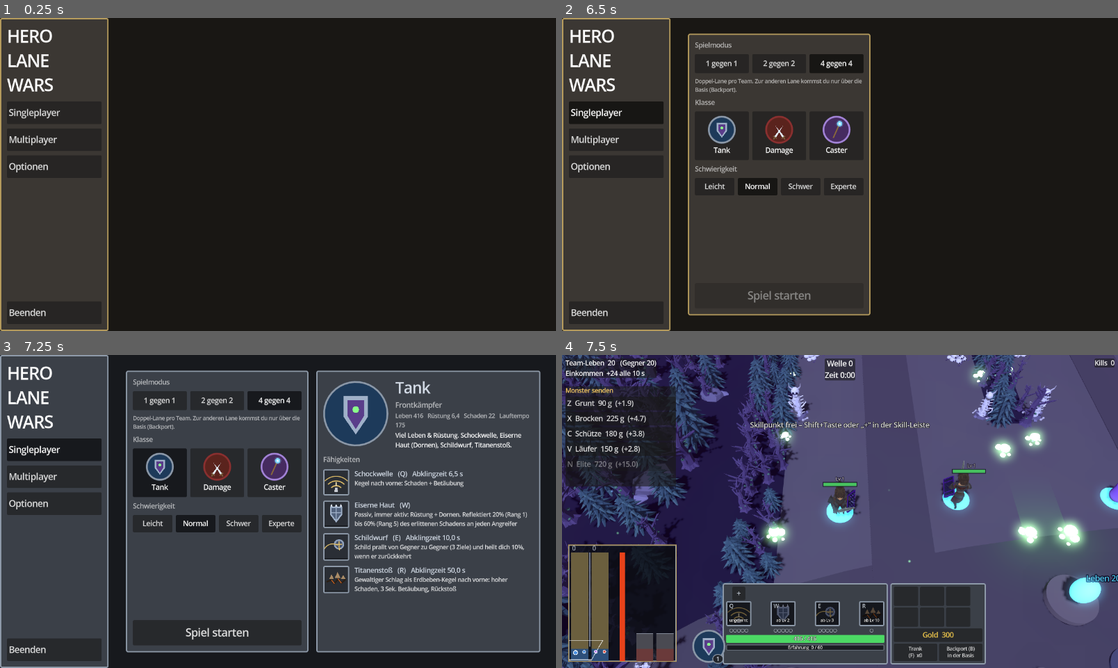
Above: before the commit, frames 1-4 (two rows, left to right).
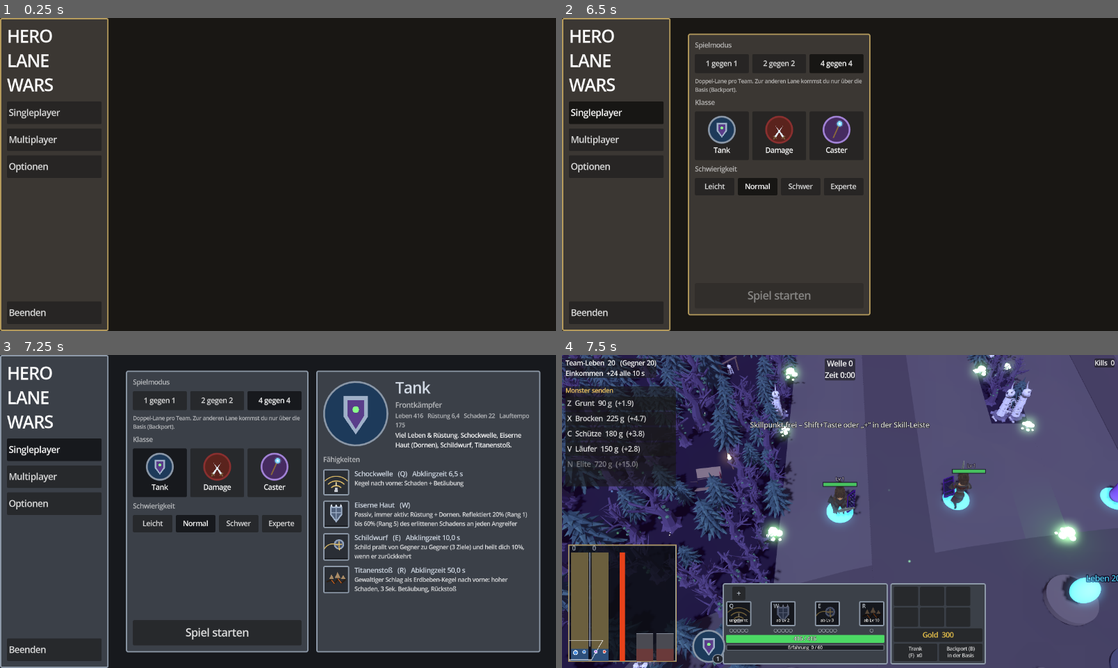
Above: after the commit, the same moments.

Repository: Tarux21/hero-lane-wars
Game: Godot game, scene res://scenes/main.tscn
The game is run twice, just before and just after one commit, with the same random seed, the same clock (stepped at 60 frames per second) and the same inputs.
Inputs (mouse positions are in pixels of both pictures, inside the frame that each line leads up to):
- Up to frame 1 (0.25 s): no input
- Up to frame 2 (6.5 s): click "Singleplayer" at 0.5 s; click "Normal" at 1.25 s; click "Normal" at 2 s; click "1 gegen 1" at 2.75 s; click "2 gegen 2" at 3.5 s; click "4 gegen 4" at 4.25 s; click "Normal" at 5 s; click "Normal" at 5.75 s
- Up to frame 3 (7.25 s): click (161, 473) at 6.52 s
- Up to frame 4 (7.5 s): click "Spiel starten" at 7.25 s

Frames 1-3 are identical in both runs. In frame 4, 17% of the frame differs, in the area x 0-95%, y 0-100%.

Commit message:
Nachtwald: Randstreifen mit Baeumen und Szenen gefuellt (Skelette, Wagen, Zelt, Lagerfeuer, Banner, Totem, Steinkreis u. a., je Streifen einmal gemischt), Knochensaeulen und Skelette ausserhalb der Lane, Fackeln, leuchtende Augen; Test --camx
Co-Authored-By: Claude Sonnet 5.5 <noreply@anthropic.com>

Diff:
--- a/godot/scripts/game.gd
+++ b/godot/scripts/game.gd
@@ -126,6 +126,7 @@
 var golden_eco_filter := ""
 var menu_shot := ""
 var menu_click := ""                  # Test: Menü per echten Mausklicks bedienen, z. B. --menuclick=options oder single,class_tank
+var cam_test_x := -1.0                 # Test: Kamera frei auf Lane-Position x (Spielwert), --camx=1500
 var menu_obj
 var fxtest := ""                     # Test: Effekt einer Fähigkeit zeigen (q, w, e, rfire, rfrost, rlightning) und Bilder speichern
 var fx_rank := 3
@@ -223,6 +224,8 @@
 			diff_key = a.substr(7)
 		elif a.begins_with("--map="):
 			map_theme = a.substr(6)
+		elif a.begins_with("--camx="):
+			cam_test_x = float(a.substr(7))
 		elif a.begins_with("--uiscale="):
 			Data.user.ui_scale = float(a.substr(10))                  # Test: Oberflächengröße ohne zu speichern
 		elif a == "--colorblind":
@@ -1905,7 +1908,7 @@
 ## Beim Start: gespeicherte Anzeige anwenden, aber nicht in Tests und Bild-Läufen (feste Auflösung)
 func _apply_saved_display() -> void:
 	for a in OS.get_cmdline_user_args():
-		for t in ["--sim", "--shot", "--selftest", "--golden", "--fxtest", "--menushot", "--menuclick", "--menu-test", "--shopshot", "--map", "--uiscale", "--colorblind", "--gfxlow", "--itemcatalog", "--dbgshot", "--uimenu", "--uitip", "--botplay", "--autoplay"]:
+		for t in ["--sim", "--shot", "--selftest", "--golden", "--fxtest", "--menushot", "--menuclick", "--menu-test", "--shopshot", "--camx", "--map", "--uiscale", "--colorblind", "--gfxlow", "--itemcatalog", "--dbgshot", "--uimenu", "--uitip", "--botplay", "--autoplay"]:
 			if a.begins_with(t):
 				return
 	var cf := ConfigFile.new()
@@ -3264,6 +3267,9 @@
 		ui.toggle_menu()
 		if uioptions:
 			ui._show_page(ui.menu_options)
+	if cam_test_x >= 0.0:
+		cam_free = true
+		cam_focus = _wp(cam_test_x, 0.0, 0) + Vector3(-9.0, 0.0, 0.0)
 	if shot_path != "":
 		_sync_visuals(1.0)
 		await get_tree().process_frame
--- a/godot/scripts/map_nachtwald.gd
+++ b/godot/scripts/map_nachtwald.gd
@@ -166,12 +166,134 @@
 
 
 ## Alles Dekorative setzen. Aufruf aus game.gd nach dem Bau der Spielfläche.
+## Szenen am Wegrand: Name -> [Radius (Platzbedarf), Größe von, Größe bis]
+const SCENES := {
+	"skel_sit": [0.95, 0.9, 1.1], "skel_impaled": [0.8, 0.9, 1.1], "skel_hang": [1.5, 0.85, 1.0], "cage_skel": [1.0, 0.9, 1.1],
+	"wagon": [2.0, 0.8, 0.95], "barrels": [1.4, 0.9, 1.1], "tent": [1.6, 0.85, 1.0], "campfire": [1.7, 0.8, 1.0],
+	"banner": [0.8, 0.9, 1.1], "sword_grave": [1.1, 0.9, 1.1], "totem": [0.9, 0.85, 1.05], "stone_circle": [2.3, 0.6, 0.75],
+}
+
+
+## Hindernis (Platz für ein Modell) eintragen, damit später gesetzte Bäume nicht hineinwachsen
+func _reserve(x: float, z: float, r: float) -> void:
+	var k0 := Vector2i(int(floor(x / 3.0)), int(floor(z / 3.0)))
+	if not tree_hash.has(k0):
+		tree_hash[k0] = []
+	tree_hash[k0].append(Vector3(x, z, r))
+
+
+## Ist an der Stelle noch Platz (kein Baum, keine Szene)?
+func _free(x: float, z: float, r: float) -> bool:
+	var cx := int(floor(x / 3.0))
+	var cz := int(floor(z / 3.0))
+	for ix in range(cx - 1, cx + 2):
+		for iz in range(cz - 1, cz + 2):
+			var key := Vector2i(ix, iz)
+			if tree_hash.has(key):
+				for o in tree_hash[key]:
+					var dx: float = x - o.x
+					var dz: float = z - o.y
+					var minr: float = (r + o.z) * 0.8
+					if dx * dx + dz * dz < minr * minr:
+						return false
+	return true
+
+
+## Alles Dekorative setzen. Aufruf aus game.gd nach dem Bau der Spielfläche.
 func decorate(wall_xs: Array, river_x: float, lane_xs: Array, half: float, x_min: float, x_max: float) -> void:
 	var z_near := 10.0
 	var z_far: float = -float(g.cfg["laneLen"]) * g.S - 6.0
 	var gap_z: float = -float(g.WALL_OPEN_BASE) * g.S                        # bis hierhin ist die Basis offen (keine Bäume in der Lücke)
-	# Baumwände statt Felswänden: drei Reihen über die Breite der Wand, die Bäume stehen nie ineinander (Raster-Prüfung).
-	# Lücken nur in der offenen Basis zwischen den Lanes eines Teams.
+	var own_n: int = int(g.lanes_per_team)
+	var own_right: float = lane_xs[own_n - 1] + half + float(g.WALL)         # Außenkante der Baumwand rechts (eigene Seite)
+	var scenes: Dictionary = {}                                              # Name -> Transformliste
+	var torches: Array = []
+	var pillars: Array = []
+	var shrooms: Array = []
+	var skulls: Array = []
+	var braziers: Array = []
+	var eyes: Array = []
+
+	# 1) Am Lane-Rand (außerhalb der Lane, in der Baumwand): Knochensäulen, Feuerschalen, Pilze, Schädelhaufen. Die Lane selbst bleibt frei.
+	for cx in lane_xs:
+		for side in [-1.0, 1.0]:
+			var gapped_side: bool = own_n == 2 and side > 0.0 and absf(cx - lane_xs[0]) < 0.01     # Wand mit Lücke (4v4): erst ab dem Ende der Lücke
+			var out_x: float = cx + side * (half + 0.95)
+			var zp := -16.0
+			var idx := 0
+			while zp > z_far + 6.0:
+				if not (gapped_side and zp > gap_z) and _free(out_x, zp, 0.7):
+					pillars.append(_t(out_x, zp, rng.randf_range(0.95, 1.2), -side * PI / 2.0))
+					_reserve(out_x, zp, 0.7)
+				var bz: float = zp - 11.0
+				if idx % 3 == 1 and not (gapped_side and bz > gap_z) and _free(out_x, bz, 0.6):
+					braziers.append(_t(out_x, bz, 1.0))
+					_reserve(out_x, bz, 0.6)
+					_light(Vector3(out_x, 2.2, bz), Color("#ff8a3a"), 1.7, 11.0)
+				zp -= rng.randf_range(20.0, 26.0)
+				idx += 1
+			var zs := -4.0
+			var k := 0
+			while zs > z_far:
+				var sx: float = cx + side * (half + 0.3)
+				if not (gapped_side and zs > gap_z) and _free(sx, zs, 0.5):
+					shrooms.append(_t(sx, zs, rng.randf_range(0.5, 0.85)))
+					_reserve(sx, zs, 0.5)
+					if k % 3 == 0:
+						_light(Vector3(sx, 0.8, zs), Color("#6aff5a"), 0.9, 6.0)
+				var skx: float = cx + side * (half + 1.7)
+				var skz: float = zs - 3.0
+				if k % 5 == 2 and not (gapped_side and skz > gap_z) and _free(skx, skz, 0.9):
+					skulls.append(_t(skx, skz, 1.0))
+					_reserve(skx, skz, 0.9)
+				zs -= rng.randf_range(7.0, 10.5)
+				k += 1
+
+	# 2) Randstreifen neben der Baumwand (vorher kahl): links der eigenen Lanes und zwischen Baumwand und Lava.
+	#    Jede Szene kommt je Streifen genau einmal vor, bunt gemischt von oben nach unten (kein Nachbar gleich).
+	var strips := [
+		{"x0": x_min - 4.6, "x1": x_min - 0.5, "face": -PI / 2.0},                       # links: Lane liegt rechts davon (+x)
+		{"x0": own_right + 0.6, "x1": river_x - 4.5, "face": PI / 2.0},                  # rechts: Lane liegt links davon (-x)
+	]
+	for si in strips.size():
+		var st: Dictionary = strips[si]
+		var names: Array = SCENES.keys()
+		for i in range(names.size() - 1, 0, -1):                                       # mischen (fester Zufall)
+			var j := rng.randi_range(0, i)
+			var tmp = names[i]
+			names[i] = names[j]
+			names[j] = tmp
+		var span: float = (z_near - 12.0) - (z_far + 4.0)
+		var step: float = span / float(names.size())
+		var zc0: float = z_near - 12.0
+		for i in names.size():
+			var nm: String = names[i]
+			var info: Array = SCENES[nm]
+			var zz: float = zc0 - step * (float(i) + 0.5) + rng.randf_range(-step * 0.15, step * 0.15)
+			var lo: float = float(st["x0"]) + float(info[0])
+			var hi: float = float(st["x1"]) - float(info[0])
+			var xx: float = (float(st["x0"]) + float(st["x1"])) / 2.0 if lo >= hi else rng.randf_range(lo, hi)
+			if not scenes.has(nm):
+				scenes[nm] = []
+			scenes[nm].append(_t(xx, zz, rng.randf_range(float(info[1]), float(info[2])), float(st["face"]) + rng.randf_range(-0.5, 0.5)))
+			_reserve(xx, zz, float(info[0]))
+		# Fackeln am Rand zur Baumwand, in den Lücken zwischen den Szenen
+		var zt: float = z_near - 20.0
+		while zt > z_far + 6.0:
+			var tx: float = float(st["x1"]) - 0.4 if float(st["face"]) < 0.0 else float(st["x0"]) + 0.4
+			if _free(tx, zt, 0.5):
+				torches.append(_t(tx, zt, 1.0))
+				_reserve(tx, zt, 0.5)
+				_light(Vector3(tx, 2.6, zt), Color("#ff9a3a"), 1.5, 9.0)
+			zt -= rng.randf_range(24.0, 30.0)
+		# leuchtende Augen im Dickicht am äußeren Rand des Streifens
+		var ze: float = z_near - 14.0
+		while ze > z_far + 6.0:
+			var ex: float = float(st["x0"]) + 0.3 if float(st["face"]) < 0.0 else float(st["x1"]) - 0.3
+			eyes.append(_t(ex + rng.randf_range(-0.4, 0.4), ze, rng.randf_range(0.9, 1.3), float(st["face"]) + PI))
+			ze -= rng.randf_range(11.0, 17.0)
+
+	# 3) Bäume: Baumwände, Wald außen, Reihen am Fluss; füllen auch die Streifen zwischen den Szenen. Bäume stehen nie ineinander.
 	for w in wall_xs:
 		var gapped: bool = bool(w["gapped"])
 		var wx: float = w["x"]
@@ -185,20 +307,26 @@
 					var s := rng.randf_range(0.55, 0.9)
 					if _place_tree(wx + off + rng.randf_range(-0.4, 0.4), z + rng.randf_range(-0.6, 0.6), s, rng.randf() < 0.45):
 						break
-	# Wald außen links und rechts der Karte
 	for side in [-1.0, 1.0]:
 		var edge: float = x_min - 2.0 if side < 0.0 else x_max + 2.0
-		var zz := z_near + 4.0
-		while zz > z_far - 8.0:
-			zz -= 2.4
+		var zz2 := z_near + 4.0
+		while zz2 > z_far - 8.0:
+			zz2 -= 2.4
 			var d := 0.0
 			for row in 8:
 				d += rng.randf_range(2.0, 3.4)
 				for attempt in 2:
 					var s2 := rng.randf_range(0.7, 1.3)
-					if _place_tree(edge + side * d, zz + rng.randf_range(-1.2, 1.2), s2, rng.randf() < 0.5):
+					if _place_tree(edge + side * d, zz2 + rng.randf_range(-1.2, 1.2), s2, rng.randf() < 0.5):
 						break
-	# Baumreihen zwischen den Wänden und dem Fluss (Ufer bleibt frei)
+	for st2 in strips:                                                                 # Streifen mit Bäumen füllen (freie Stellen)
+		var zf: float = z_near
+		while zf > z_far:
+			zf -= 1.6
+			for attempt in 3:
+				var fx: float = rng.randf_range(float(st2["x0"]), float(st2["x1"]))
+				if _place_tree(fx, zf + rng.randf_range(-0.8, 0.8), rng.randf_range(0.55, 0.95), rng.randf() < 0.5):
+					break
 	var zr := z_near
 	while zr > z_far:
 		zr -= rng.randf_range(2.8, 4.6)
@@ -208,37 +336,9 @@
 	_scatter("tree_dead", dead_xf)
 	_scatter("tree_pine", pine_xf)
 
-	# Knochensäulen und Pilze an den Lane-Rändern, Feuerschalen mit Licht
-	var pillars: Array = []
-	var shrooms: Array = []
+	# 4) Steine verstreut, Lava-Ufer
 	var rocks: Array = []
-	var skulls: Array = []
-	var braziers: Array = []
 	var lava_rocks: Array = []
-	for cx in lane_xs:
-		for side in [-1.0, 1.0]:
-			var edge_x: float = cx + side * (half - 0.7)
-			var zp := -16.0
-			var idx := 0
-			while zp > z_far + 6.0:
-				pillars.append(_t(edge_x, zp, rng.randf_range(0.95, 1.2), 0.0 if side < 0.0 else PI))
-				if idx % 3 == 1:
-					braziers.append(_t(edge_x - side * 0.2, zp - 12.0, 1.0))
-					_light(Vector3(edge_x - side * 0.2, 2.0, zp - 12.0), Color("#ff8a3a"), 1.7, 11.0)
-				zp -= rng.randf_range(20.0, 26.0)
-				idx += 1
-			var zs := -4.0
-			var k := 0
-			while zs > z_far:
-				var sx: float = cx + side * (half + 0.2)
-				shrooms.append(_t(sx, zs, rng.randf_range(0.5, 0.85)))
-				if k % 3 == 0:
-					_light(Vector3(sx, 0.8, zs), Color("#6aff5a"), 0.9, 6.0)
-				if k % 5 == 2:
-					skulls.append(_t(cx + side * (half - 1.6), zs - 3.0, 1.0))
-				zs -= rng.randf_range(7.0, 10.5)
-				k += 1
-	# Steine verstreut, Lava-Ufer
 	for i in 120:
 		var rx := rng.randf_range(x_min - 20.0, x_max + 20.0)
 		var rz := rng.randf_range(z_far, z_near)
@@ -246,7 +346,7 @@
 		for cx2 in lane_xs:
 			if absf(rx - cx2) < half + 1.5:
 				on_lane = true
-		if not on_lane and absf(rx - river_x) > 4.0:
+		if not on_lane and absf(rx - river_x) > 4.0 and _free(rx, rz, 0.8):
 			rocks.append(_t(rx, rz, rng.randf_range(0.7, 1.8)))
 	var zl := z_near
 	while zl > z_far:
@@ -258,16 +358,22 @@
 	_scatter("skull_pile", skulls, false)
 	_scatter("brazier", braziers, false)
 	_scatter("lava_rock", lava_rocks, false)
-
-	# Basis: Knochenbögen links und rechts des Platzes, Schädelhaufen, Feuerschalen
+	for nm in scenes:
+		_scatter(nm, scenes[nm], false)
+	_scatter("torch", torches, false)
+	_scatter("eyes", eyes, false)
+
+	# 5) Basis: Knochenbögen links und rechts des Platzes, Schädelhaufen
 	var mid_x: float = (lane_xs[0] + lane_xs[lane_xs.size() - 1]) / 2.0
 	var arches: Array = []
+	var base_skulls: Array = []
 	for sd in [-1.0, 1.0]:
 		arches.append(_t(mid_x + sd * ((x_max - x_min) / 2.0 + 3.0), 4.0, 1.6, PI / 2.0))
-		skulls.append(_t(mid_x + sd * ((x_max - x_min) / 2.0 + 1.0), 10.0, 1.2))
+		base_skulls.append(_t(mid_x + sd * ((x_max - x_min) / 2.0 + 1.0), 10.0, 1.2))
 	_scatter("bone_arch", arches)
-
-	# Lava: Licht entlang des Flusses, aufsteigende Glut; Sporen im Wald
+	_scatter("skull_pile", base_skulls, false)
+
+	# 6) Lava: Licht entlang des Flusses, aufsteigende Glut; Sporen im Wald
 	var zc: float = (z_near + z_far) / 2.0
 	var zl2: float = z_near - 10.0
 	while zl2 > z_far:
Binary file added: godot/assets/props/banner.glb
Binary file added: godot/assets/props/barrels.glb
Binary file changed: godot/assets/props/bone_arch.glb
Binary file changed: godot/assets/props/bone_pillar.glb
Binary file changed: godot/assets/props/brazier.glb
Binary file added: godot/assets/props/cage_skel.glb
Binary file added: godot/assets/props/campfire.glb
Binary file added: godot/assets/props/eyes.glb
Binary file changed: godot/assets/props/mushroom_glow.glb
Binary file changed: godot/assets/props/rock_dark.glb
Binary file added: godot/assets/props/skel_hang.glb
Binary file added: godot/assets/props/skel_impaled.glb
(and 10 more such lines)
